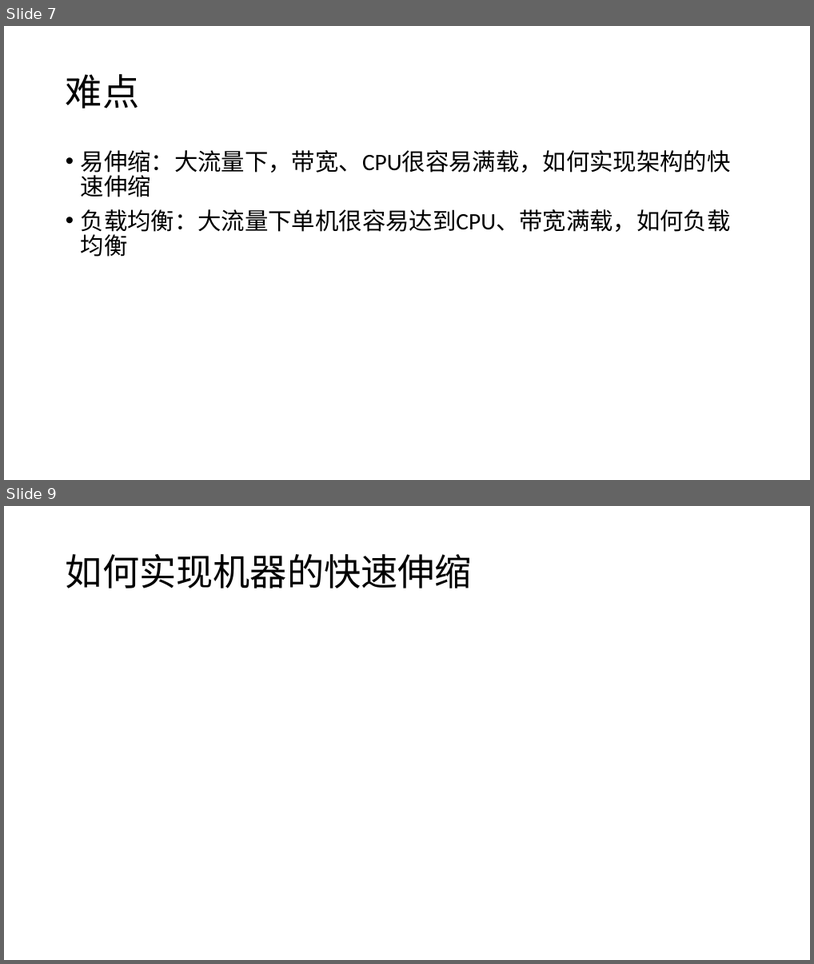
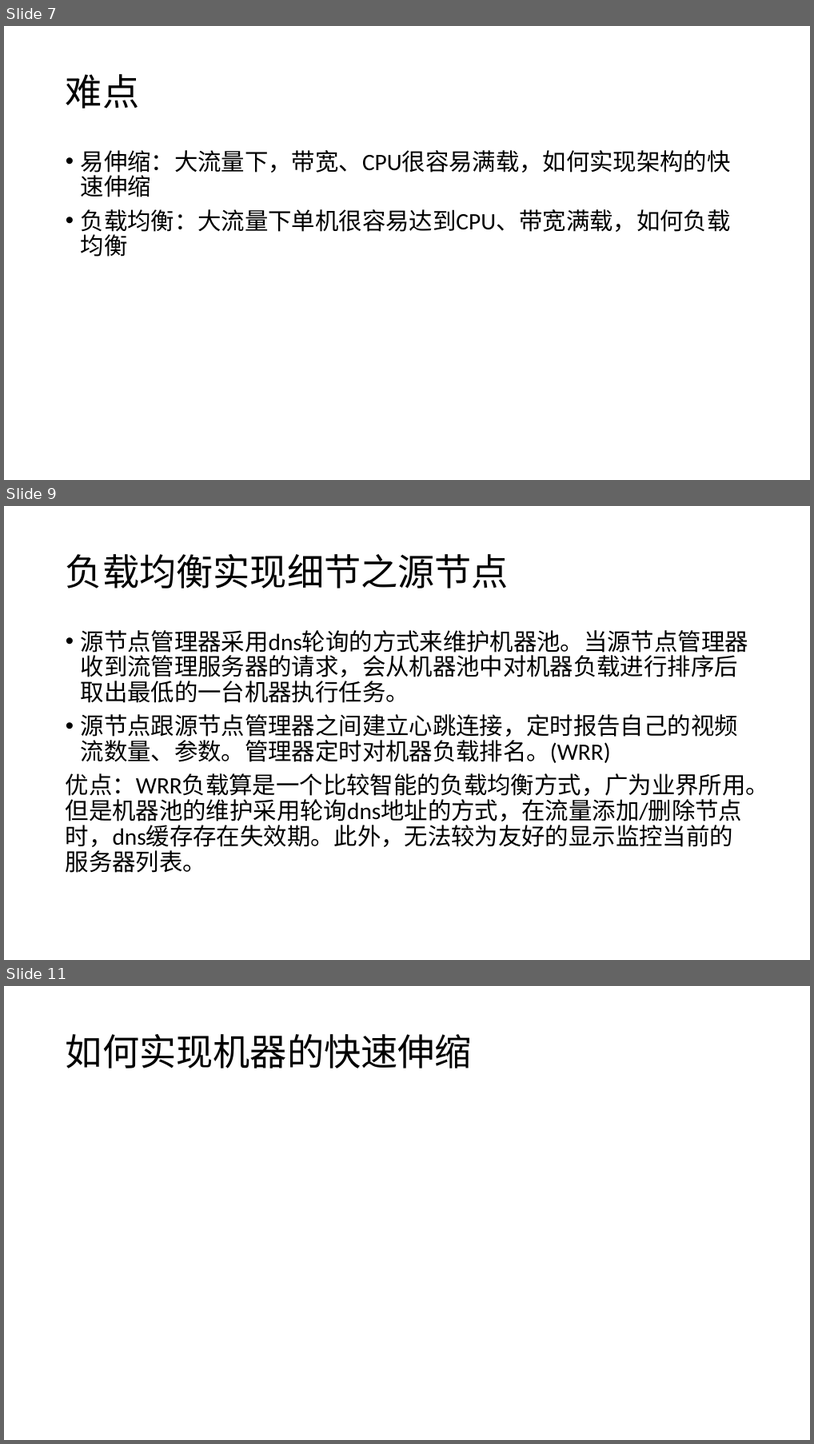
Before and after one commit to djpan0303/tech_paper, a slide deck: 迅雷直播后台Xcloud.pptx. Shown one above the other, each under a label of ours: slides 7 and 9 before the commit, slides 7, 9 and 11 after it; the slides between them are not shown. The pictures are 814x964 and 814x1444 pixels, drawn with LibreOffice and Linux fonts; fonts in the diff are those of the drawing. Boxes give left, top, right and bottom in pixels: in the first picture for what was removed or moved away, otherwise in the second. Text is boxed around its words. In the diff, an @@ line names an element or a change of style, - is before the commit and + after.

```diff
--- a/迅雷直播后台Xcloud.pptx
+++ b/迅雷直播后台Xcloud.pptx
@@ slide 9 added at <box>4,506,810,960</box>, background #FFFFFF @@
@@ title added at <box>66,554,509,588</box>, 44 pt, text #000000 @@
+负载均衡实现细节之源节点
@@ text added at <box>66,630,770,872</box>, 28 pt, text #000000 @@
+• 源节点管理器采用dns轮询的方式来维护机器池。当源节点管理器收到流管理服务器的请求，会从机器池中对机器负载进行排序后取出最低的一台机器执行任务。
+• 源节点跟源节点管理器之间建立心跳连接，定时报告自己的视频流数量、参数。管理器定时对机器负载排名。(WRR)
+优点：WRR负载算是一个比较智能的负载均衡方式，广为业界所用。但是机器池的维护采用轮询dns地址的方式，在流量添加/删除节点时，dns缓存存在失效期。此外，无法较为友好的显示监控当前的服务器列表。
@@ what was slide 9 is now slide 11 @@
```
Also in this commit, not shown: 3 slides changed, 1 other slide added, 3 other files.
